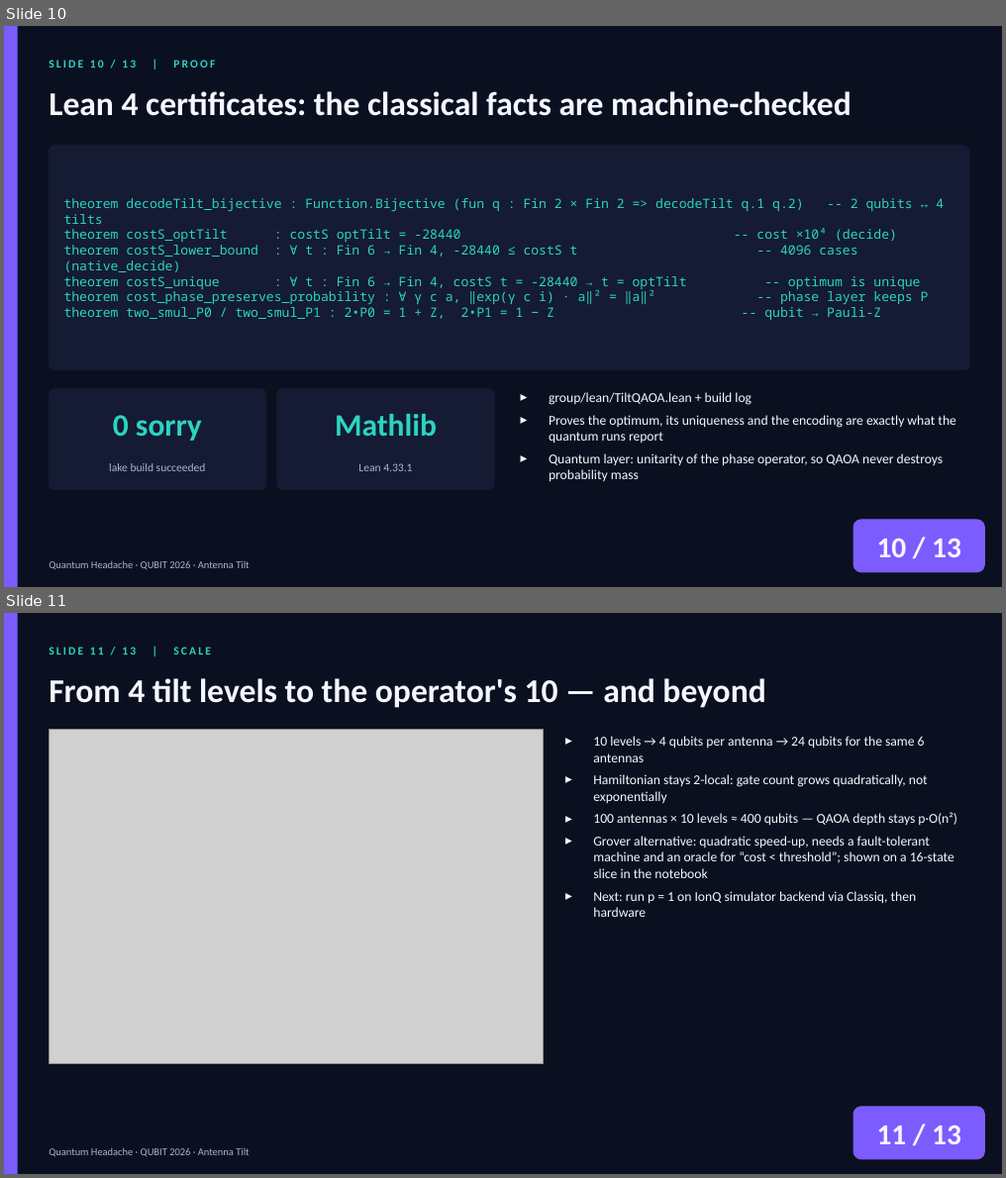
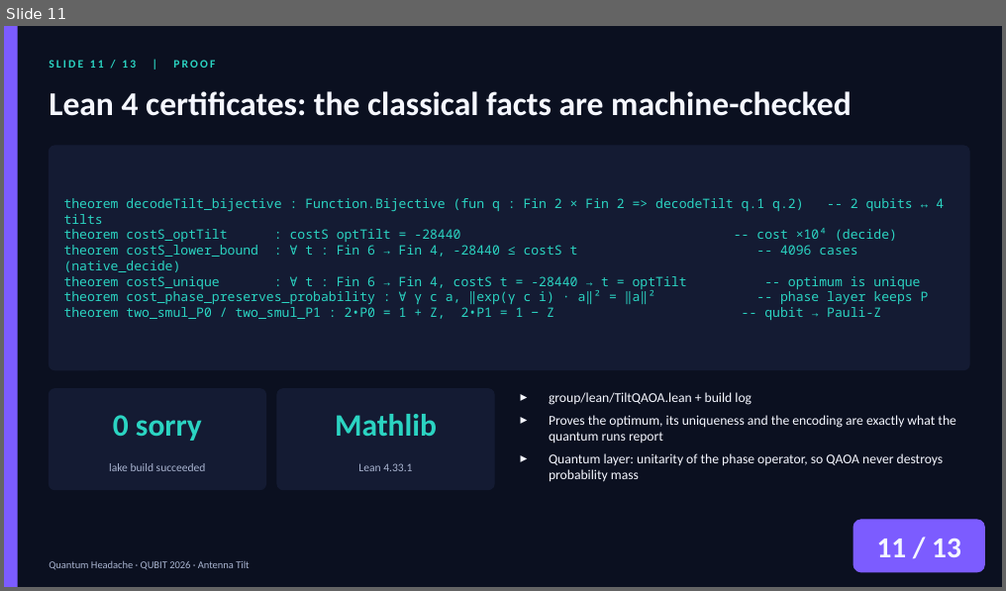
Before and after one commit to zuwasi/quantum-headache-antenna-tilt, a slide deck: presentation/QuantumHeadache_AntennaTilt.pptx. Shown one above the other, each under a label of ours: slides 10 and 11 before the commit, slide 11 after it. The pictures are 1006x1178 and 1006x591 pixels, drawn with LibreOffice and Linux fonts; fonts in the diff are those of the drawing; grey boxes stand for pictures. Boxes give left, top, right and bottom in pixels: in the first picture for what was removed or moved away, otherwise in the second. Text is boxed around its words. In the diff, an @@ line names an element or a change of style, - is before the commit and + after.

```diff
--- a/presentation/QuantumHeadache_AntennaTilt.pptx
+++ b/presentation/QuantumHeadache_AntennaTilt.pptx
@@ slide 11 removed at [4, 613, 1002, 1174], background #0B1020 @@
@@ rectangle removed at [4, 613, 18, 1174] @@
@@ text removed at [49, 647, 211, 655] @@
-SLIDE 11 / 13 | SCALE
@@ text removed at [49, 678, 765, 708] @@
-From 4 tilt levels to the operator's 10 — and beyond
@@ picture removed at [49, 729, 543, 1064] @@
@@ text removed at [593, 736, 957, 917] @@
-▸ 10 levels → 4 qubits per antenna → 24 qubits for the same 6 antennas
-▸ Hamiltonian stays 2-local: gate count grows quadratically, not exponentially
-▸ 100 antennas × 10 levels ≈ 400 qubits — QAOA depth stays p·O(n²)
-▸ Grover alternative: quadratic speed-up, needs a fault-tolerant machine and an oracle for “cost < threshold”; shown on a 16-state slice in the notebook
-▸ Next: run p = 1 on IonQ simulator backend via Classiq, then hardware
@@ rounded rectangle removed at [853, 1107, 985, 1159] @@
@@ text removed at [877, 1126, 961, 1145] @@
-11 / 13
@@ text removed at [49, 1149, 249, 1157] @@
-Quantum Headache · QUBIT 2026 · Antenna Tilt
@@ what was slide 10 is now slide 11 @@
@@ slide 11 changed as well @@
@@ text at [49, 60, 215, 68]: text changed @@
-SLIDE 10 / 13 | PROOF
+SLIDE 11 / 13 | PROOF
@@ text at [877, 539, 961, 558]: text changed @@
-10 / 13
+11 / 13
```
Also in this commit, not shown: 8 other slides changed, 4 slides added, 3 other slides removed, 9 other files.
